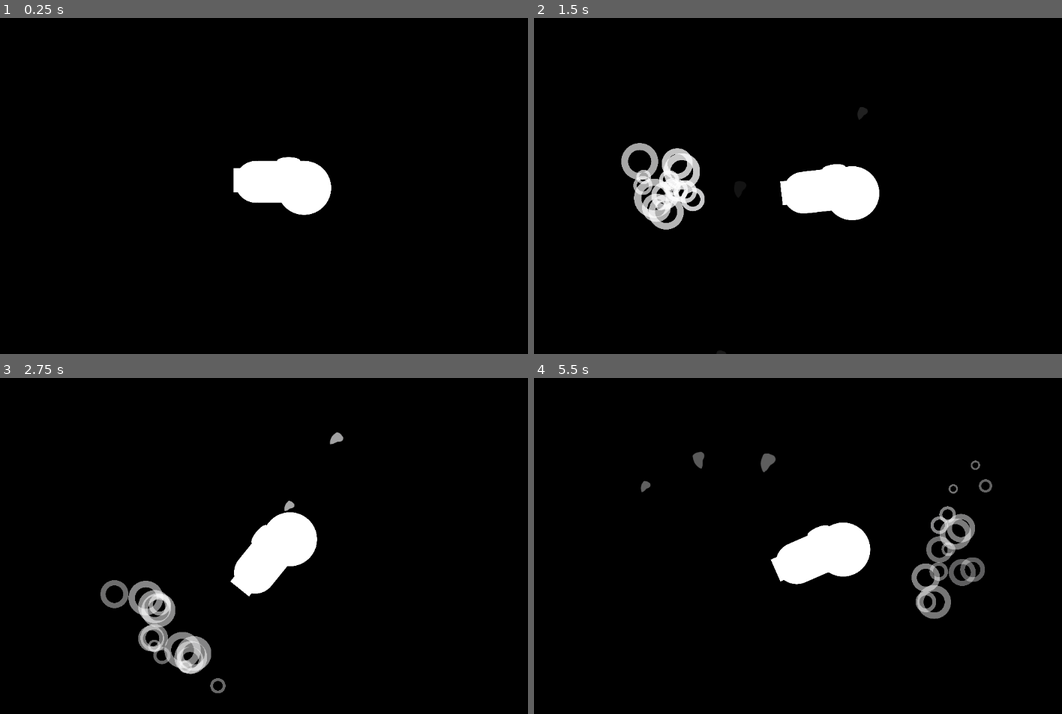
Above: before the commit, frames 1-4 (two rows, left to right).
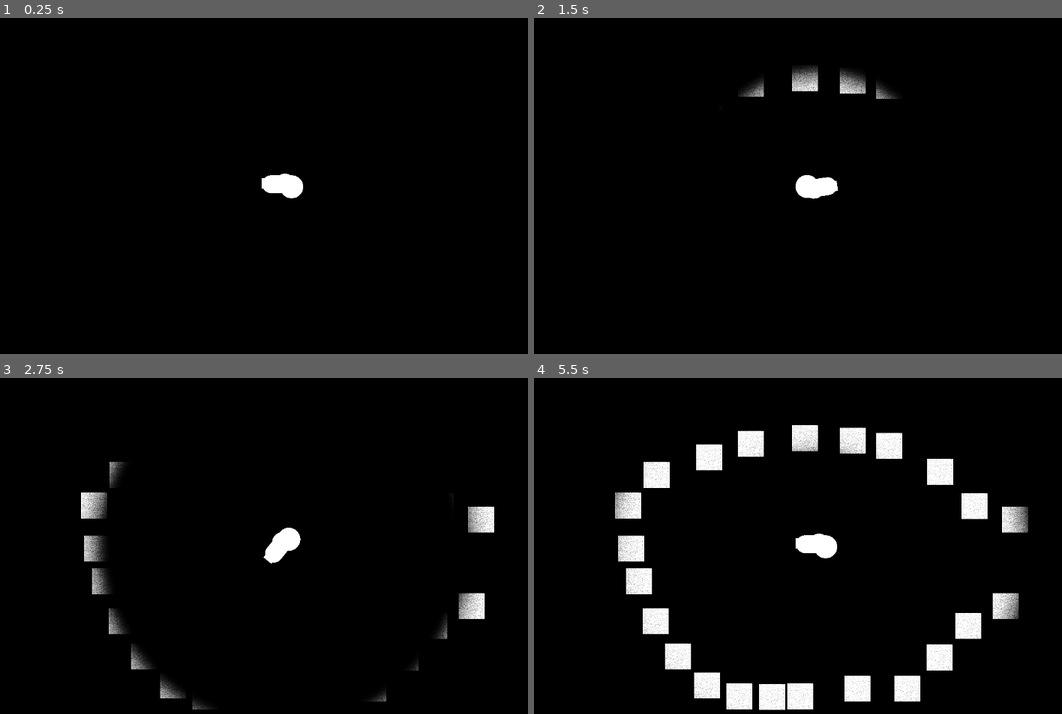
Above: after the commit, the same moments.

Repository: Mastoast/LDJam57
Game: Godot game, scene res://Levels/base_level.tscn
Two runs of this game, one before a commit and one after it. Both use one fixed random seed, a clock stepped at 60 frames per second and the inputs below.
Inputs (mouse positions are in pixels of both pictures, inside the frame that each line leads up to):
- Up to frame 1 (0.25 s): no input
- Up to frame 2 (1.5 s): tap Enter at 0.5 s; move the mouse to (945, 169) at 0.52 s; hold Right (ui_right) 0.53-1.28 s; tap Space (ui_select) at 0.6, 0.77, 1.07, 1.35 s; move the mouse to (697, 202) at 1.27 s; hold Down (ui_down) from 1.28 s (still down)
- Up to frame 3 (2.75 s): tap Space (ui_select) at 1.52, 1.82, 2.1 s; move the mouse to (343, 472) at 2.02 s; release Down (ui_down) at 2.03 s; hold Right (ui_right) from 2.03 s (still down)
- Up to frame 4 (5.5 s): move the mouse to (787, 613) at 2.77 s; release Right (ui_right) at 2.78 s; hold Up (ui_up) 2.78-3.53 s; tap Space (ui_select) at 2.85, 3.02, 3.32, 3.6, 3.77, 4.07, 4.35, 4.52, 4.82, 5.1 s; move the mouse to (998, 596) at 3.52 s; hold Left (ui_left) 3.53-5.03 s; move the mouse to (634, 495) at 4.27 s; move the mouse to (845, 546) at 5.02 s; hold Down (ui_down) from 5.03 s (still down)

The runs differ from the first frame. In frame 1, 2.0% of the frame differs, in the area x 44-63%, y 41-59%; in frame 2, 5.1%; in frame 3, 6.8%; in frame 4, 13%, in the area x 15-94%, y 14-99%.
Error before the commit: Invalid access to property or key 'sendSonarWithTime' on a base object of type 'Nil'. (res://Levels/meshScan.gd:17)

Commit message:
[Dev] Smaller Player Ship (.1) sonar visual event

Diff:
--- a/Levels/base_level.tscn
+++ b/Levels/base_level.tscn
@@ -1,10 +1,7 @@
-[gd_scene load_steps=10 format=3 uid="uid://brtkqmlu6ql84"]
+[gd_scene load_steps=6 format=3 uid="uid://brtkqmlu6ql84"]
 
-[ext_resource type="PackedScene" uid="uid://ceaujjvceobtb" path="res://Environment/poly_shape.tscn" id="2_n4mxg"]
 [ext_resource type="PackedScene" uid="uid://cmbe6p5xvc2kp" path="res://Player/music_listener.tscn" id="3_n4mxg"]
-[ext_resource type="PackedScene" uid="uid://hmta8pq6weir" path="res://Player/player.tscn" id="3_ruyyf"]
-[ext_resource type="Material" uid="uid://cpd1lmu1c45sj" path="res://Materials/sonar2D.tres" id="5_5y487"]
-[ext_resource type="Script" uid="uid://qqfhydc5ltjf" path="res://Levels/meshScan.gd" id="5_j3xrb"]
+[ext_resource type="PackedScene" uid="uid://cirkva4eojwhw" path="res://Player/player.tscn" id="3_ruyyf"]
 [ext_resource type="PackedScene" uid="uid://utdc0onf3id2" path="res://Environment/square_wall.tscn" id="6_j3xrb"]
 
 [sub_resource type="CanvasItemMaterial" id="CanvasItemMaterial_n4mxg"]
@@ -19,18 +16,9 @@
 	MusicPlayer.play(MusicPlayer.music_test, pitch)
 "
 
-[sub_resource type="QuadMesh" id="QuadMesh_m1e4t"]
-size = Vector2(1200, 1200)
-
-[node name="BaseLevel" type="Node2D" groups=["Player"]]
+[node name="BaseLevel" type="Node2D"]
 material = SubResource("CanvasItemMaterial_n4mxg")
 script = SubResource("GDScript_n4mxg")
-
-[node name="PolyShape" parent="." instance=ExtResource("2_n4mxg")]
-visible = false
-use_parent_material = true
-position = Vector2(-139, 182)
-polygon = PackedVector2Array(133, 3, 426, -95, 492, -204, 369, -152, 299, -74, 137, -16, -66, -25, -165, -286, 209, -359, 206, -402, -242, -346, -83, -2)
 
 [node name="MusicListener" parent="." instance=ExtResource("3_n4mxg")]
 player_dash = 1.0
@@ -39,79 +27,77 @@
 [node name="Player" parent="." instance=ExtResource("3_ruyyf")]
 baseDashForce = 200.0
 
-[node name="MeshInstance2D2" type="MeshInstance2D" parent="."]
-visible = false
-material = ExtResource("5_5y487")
-mesh = SubResource("QuadMesh_m1e4t")
-script = ExtResource("5_j3xrb")
+[node name="Node" type="Node" parent="."]
 
-[node name="SquareWall" parent="." instance=ExtResource("6_j3xrb")]
+[node name="SquareWall" parent="Node" instance=ExtResource("6_j3xrb")]
 position = Vector2(-31, 290)
 
-[node name="SquareWall2" parent="." instance=ExtResource("6_j3xrb")]
+[node name="SquareWall2" parent="Node" instance=ExtResource("6_j3xrb")]
 position = Vector2(-85, 291)
 
-[node name="SquareWall3" parent="." instance=ExtResource("6_j3xrb")]
+[node name="SquareWall3" parent="Node" instance=ExtResource("6_j3xrb")]
 position = Vector2(-148, 290)
 
-[node name="SquareWall4" parent="." instance=ExtResource("6_j3xrb")]
+[node name="SquareWall4" parent="Node" instance=ExtResource("6_j3xrb")]
 position = Vector2(-210, 269)
 
-[node name="SquareWall5" parent="." instance=ExtResource("6_j3xrb")]
+[node name="SquareWall5" parent="Node" instance=ExtResource("6_j3xrb")]
 position = Vector2(-266, 213)
 
-[node name="SquareWall6" parent="." instance=ExtResource("6_j3xrb")]
+[node name="SquareWall6" parent="Node" instance=ExtResource("6_j3xrb")]
 position = Vector2(-309, 145)
 
-[node name="SquareWall7" parent="." instance=ExtResource("6_j3xrb")]
+[node name="SquareWall7" parent="Node" instance=ExtResource("6_j3xrb")]
 position = Vector2(-341, 68)
 
-[node name="SquareWall8" parent="." instance=ExtResource("6_j3xrb")]
+[node name="SquareWall8" parent="Node" instance=ExtResource("6_j3xrb")]
 position = Vector2(-356, 5)
 
-[node name="SquareWall9" parent="." instance=ExtResource("6_j3xrb")]
+[node name="SquareWall9" parent="Node" instance=ExtResource("6_j3xrb")]
 position = Vector2(-362, -78)
 
-[node name="SquareWall10" parent="." instance=ExtResource("6_j3xrb")]
+[node name="SquareWall10" parent="Node" instance=ExtResource("6_j3xrb")]
 position = Vector2(-307, -137)
 
-[node name="SquareWall11" parent="." instance=ExtResource("6_j3xrb")]
+[node name="SquareWall11" parent="Node" instance=ExtResource("6_j3xrb")]
 position = Vector2(-206, -171)
 
-[node name="SquareWall12" parent="." instance=ExtResource("6_j3xrb")]
+[node name="SquareWall12" parent="Node" instance=ExtResource("6_j3xrb")]
 position = Vector2(-126, -197)
 
-[node name="SquareWall13" parent="." instance=ExtResource("6_j3xrb")]
+[node name="SquareWall13" parent="Node" instance=ExtResource("6_j3xrb")]
 position = Vector2(-22, -208)
 
-[node name="SquareWall14" parent="." instance=ExtResource("6_j3xrb")]
+[node name="SquareWall14" parent="Node" instance=ExtResource("6_j3xrb")]
 position = Vector2(70, -203)
 
-[node name="SquareWall15" parent="." instance=ExtResource("6_j3xrb")]
+[node name="SquareWall15" parent="Node" instance=ExtResource("6_j3xrb")]
 position = Vector2(140, -193)
 
-[node name="SquareWall16" parent="." instance=ExtResource("6_j3xrb")]
+[node name="SquareWall16" parent="Node" instance=ExtResource("6_j3xrb")]
 position = Vector2(238, -143)
 
-[node name="SquareWall17" parent="." instance=ExtResource("6_j3xrb")]
+[node name="SquareWall17" parent="Node" instance=ExtResource("6_j3xrb")]
 position = Vector2(304, -77)
 
-[node name="SquareWall18" parent="." instance=ExtResource("6_j3xrb")]
+[node name="SquareWall18" parent="Node" instance=ExtResource("6_j3xrb")]
 position = Vector2(79, 275)
 
-[node name="SquareWall19" parent="." instance=ExtResource("6_j3xrb")]
+[node name="SquareWall19" parent="Node" instance=ExtResource("6_j3xrb")]
 position = Vector2(175, 275)
 
-[node name="SquareWall20" parent="." instance=ExtResource("6_j3xrb")]
+[node name="SquareWall20" parent="Node" instance=ExtResource("6_j3xrb")]
 position = Vector2(237, 215)
 
-[node name="SquareWall21" parent="." instance=ExtResource("6_j3xrb")]
+[node name="SquareWall21" parent="Node" instance=ExtResource("6_j3xrb")]
 position = Vector2(292, 154)
 
-[node name="SquareWall22" parent="." instance=ExtResource("6_j3xrb")]
+[node name="SquareWall22" parent="Node" instance=ExtResource("6_j3xrb")]
 position = Vector2(364, 116)
 
-[node name="SquareWall23" parent="." instance=ExtResource("6_j3xrb")]
+[node name="SquareWall23" parent="Node" instance=ExtResource("6_j3xrb")]
 position = Vector2(382, -51)
 
+[connection signal="emit_big_sonar" from="MusicListener" to="Player" method="_onBigSonar"]
+[connection signal="emit_little_sonar" from="MusicListener" to="Player" method="_onSonar"]
 [connection signal="move_ship" from="MusicListener" to="Player" method="_dash"]
--- a/Levels/meshScan.gd
+++ b/Levels/meshScan.gd
@@ -1,24 +1,20 @@
 extends MeshInstance2D
-
-# Internal Variables.
-var player : Node2D
-var is_running := false
-
-# Play with these variables.
-##@export var max_distance := 10.0
-@export var speed := 2.0
 
 # Get the reference to the material to pass data to shader parameters.
 @onready var SHADER: ShaderMaterial = self.material
 
+var player : _Player
+
 func _ready():
-	player = get_tree().get_nodes_in_group("Player")[0]
-	print_debug(player.name)
-	(player as _Player).sendSonarWithTime.connect(_processSonarTime)
+	player = get_tree().root.get_node("BaseLevel/Player")
+	player.sendSonarWithTime.connect(_processSonarTime)
+	player.setSonarPulseTime.connect(_setSonarPulseTime)
 
 func _process(_delta):
 	SHADER.set_shader_parameter("player_position", player.global_position)
-	##SHADER.set_shader_parameter("max_distance", max_distance)
 
 func _processSonarTime(delta):
 	SHADER.set_shader_parameter("time", delta)
+
+func _setSonarPulseTime(time):
+	SHADER.set_shader_parameter("pulse_time", time)
--- a/Materials/sonar2D.gdshader
+++ b/Materials/sonar2D.gdshader
@@ -8,15 +8,15 @@
 uniform float noise_scale : hint_range(0.1, 5.0) = .5;
 //uniform float pulse_speed : hint_range(0.0, 200.0) = 100.0;
 uniform float max_distance : hint_range(0.0, 2000.0) = 1500.0;
-//uniform float pulse_time : hint_range(0.0, 15.0) = 2;
-uniform float time : hint_range(0.0, 100) = -1.0;
+uniform float pulse_time : hint_range(0.0, 15.0) = 2;
+uniform float time : hint_range(-1.0, 100) = -1.0;
 
 varying vec2 world_pos;
 
 void vertex() {
-    world_pos = (MODEL_MATRIX * vec4(VERTEX, 0.0, 1.0)).xy;
-	//float speed = max_distance / pulse_time; // replaces pulse_speed
-	world_pos += normalize(player_position - world_pos) * mod(-1.0, max_distance);
+    world_pos = (MODEL_MATRIX * vec4(VERTEX, 1.0, 1.0)).xy;
+	float speed = max_distance / pulse_time; // replaces pulse_speed
+	world_pos += normalize(player_position - world_pos) * time * speed;
 }
 
 void fragment() {
--- a/Materials/sonar2D.tres
+++ b/Materials/sonar2D.tres
@@ -12,3 +12,4 @@
 shader_parameter/noise_scale = 0.5
 shader_parameter/max_distance = 1500.0
 shader_parameter/pulse_time = 2.0
+shader_parameter/time = -1.0
--- a/Player/player.gd
+++ b/Player/player.gd
@@ -12,10 +12,13 @@
 var latestPosition : Vector2
 
 var particleCollision = load("res://Particles/ParticleCollisionWall.tscn")
+
+var sonarEmissionTime = 2.0
 #endregion
 
 #region SIGNALS
-var sendSonarWithTime : Signal
+signal setSonarPulseTime
+signal sendSonarWithTime
 #endregion
 
 func _ready() -> void:
@@ -25,12 +28,11 @@
 	if (Player_State == State.Idle):
 		look_at(get_global_mouse_position())
 	if Input.is_action_just_pressed("ui_select") && Player_State != State.Dash: ## dash debug
-		_dash()
-func _get_position():
-	return get_parent().position
+		_onSonar()
+
 func _physics_process(delta: float) -> void:
-	velocity = Input.get_vector("ui_left", "ui_right","ui_up", "ui_down") *150
-	move_and_slide()
+	#velocity = Input.get_vector("ui_left", "ui_right","ui_up", "ui_down") * 150
+	#move_and_slide()
 	if Player_State == State.Dash:
 		var collision = move_and_collide(currentDashForce * delta * Vector2.from_angle(rotation))
 		if collision:
@@ -40,6 +42,9 @@
 			newParticle.global_position = collision.get_position()
 			newParticle.restart()
 			position = latestPosition
+
+func _get_position():
+	return get_parent().position
 
 #region DASH
 func _dash(dashForceMultiplier: float = 1, dashTime: float = 1) -> void:
@@ -52,13 +57,19 @@
 
 func _onDashFinished() -> void:
 	Player_State = State.Idle
-	_onSonar()
 #endregion
 
 #region SONAR#
-func _onSonar() -> void:
-	var tween = create_tween()
-	tween.tween_method(sendSonarWithTime.emit, 0.0, 1.0, get_process_delta_time() * 100.0)
-	tween.connect("finished", func(): sendSonarWithTime.emit(-1))
-	tween.play()
+var sonarTween: Tween
+
+func _onBigSonar() -> void: _onSonar(.5)
+
+func _onSonar(speedMult : float = 1) -> void:
+	var timer = sonarEmissionTime * speedMult
+	setSonarPulseTime.emit(timer)
+	if sonarTween: sonarTween.kill()
+	sonarTween = create_tween()
+	sonarTween.tween_method(sendSonarWithTime.emit, 0.0, timer, timer)
+	sonarTween.connect("finished", func(): sendSonarWithTime.emit(-1))
+	sonarTween.play()
 #endregion
--- a/Player/player.tscn
+++ b/Player/player.tscn
@@ -7,25 +7,28 @@
 [ext_resource type="PackedScene" uid="uid://bsl7wwpvm0xgy" path="res://Particles/TEST TRAIL.tscn" id="5_k53q1"]
 
 [sub_resource type="CapsuleShape2D" id="CapsuleShape2D_hvfyp"]
-radius = 37.0
-height = 162.0
+radius = 19.0
+height = 72.0
 
 [sub_resource type="CircleShape2D" id="CircleShape2D_gwnis"]
-radius = 48.0
+radius = 21.0
 
 [node name="Player" type="CharacterBody2D" groups=["Player"]]
 motion_mode = 1
 script = ExtResource("1_axnn4")
 
 [node name="Sprite2D" type="Sprite2D" parent="."]
-scale = Vector2(0.234244, 0.234244)
+scale = Vector2(0.1, 0.1)
 texture = ExtResource("2_gwnis")
 
 [node name="CollisionShape2D" type="CollisionShape2D" parent="."]
-visible = false
-position = Vector2(-5, -9)
+position = Vector2(-5, -4)
 rotation = 1.5708
 shape = SubResource("CapsuleShape2D_hvfyp")
+
+[node name="CollisionShape2D2" type="CollisionShape2D" parent="."]
+position = Vector2(19, 1)
+shape = SubResource("CircleShape2D_gwnis")
 
 [node name="Camera2D" type="Camera2D" parent="."]
 process_callback = 0
@@ -40,11 +43,6 @@
 
 [node name="ParticleCollisionWall" parent="." instance=ExtResource("4_gwnis")]
 
-[node name="CollisionShape2D2" type="CollisionShape2D" parent="."]
-visible = false
-position = Vector2(42, 2)
-shape = SubResource("CircleShape2D_gwnis")
-
 [node name="Marker2D" type="Marker2D" parent="."]
 position = Vector2(-1, 1)
 
--- a/Singletons/MusicPlayer.gd
+++ b/Singletons/MusicPlayer.gd
@@ -18,7 +18,7 @@
 func _ready():
 	pass
 
-func _process(delta):
+func _process(_delta):
 	if player != null and player.playing:
 		if player.get_playback_position() < last_player_position:
 			loop_count += 1
@@ -54,8 +54,7 @@
 	player.play((beat_count - 1) * beat_length)
 
 func get_player_total_position():
-	return player.stream.get_length() * loop_count + player.get_playback_position()
-	+ AudioServer.get_time_since_last_mix() - AudioServer.get_output_latency()
+	return player.stream.get_length() * loop_count + player.get_playback_position() + AudioServer.get_time_since_last_mix() - AudioServer.get_output_latency()
 
 func get_next_beat_time():
 	return beat_count * beat_length
